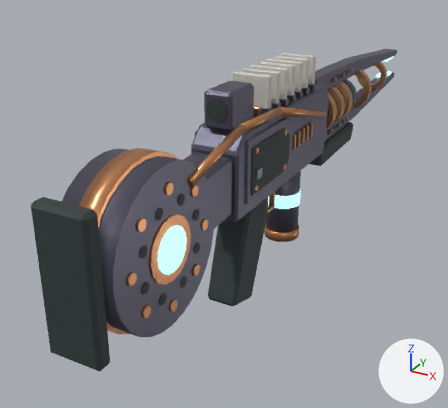
A saved change to the Blender file design/weapon-models-20261111/source/laser.blend.
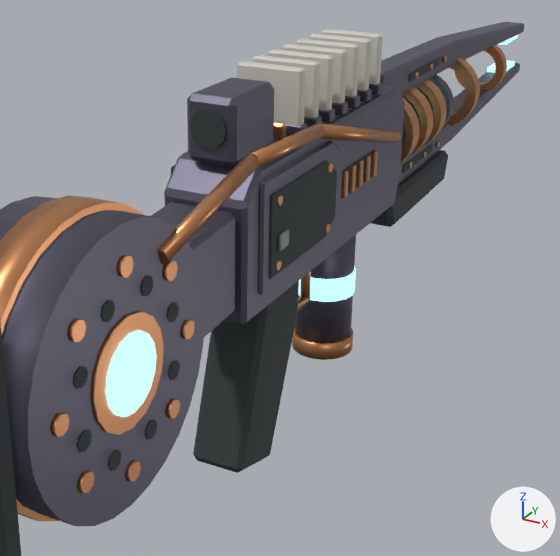
Each version appears first whole from a 50 mm camera at (0.33, -0.666, 0.304) aimed at (-0.08, 0.08, -0.069), and next in a close-up on the part from 22% to 93% of the width and 9% to 87% of the height. Every picture has the same lights, and +X, +Y and +Z are marked at lower right. The first two pictures are the older version.

Names of what the first close-up shows: 'Weapon_laser_v1'.
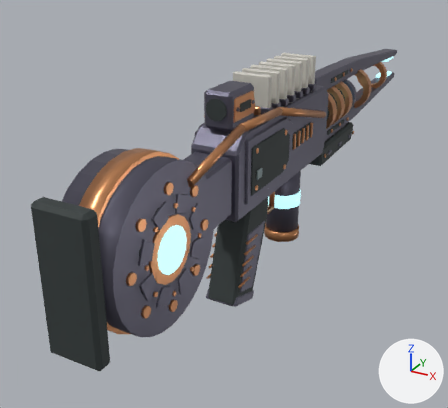
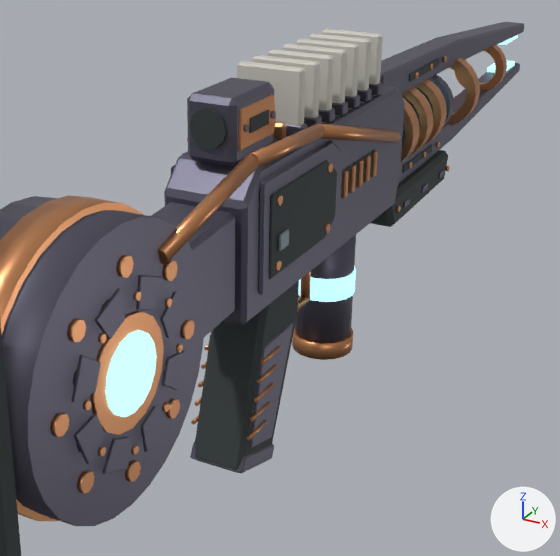
The change in detail:
me_core_housing is used by ob_weapon_laser_v1; location (0.0, 0.0, 0.0).
me_core_housing had 3364 vertices, 2906 faces and spanned x -0.04..0.045, y -0.34..0.66, z -0.144..0.148.
me_core_housing now has 4616 vertices, 4012 faces and spans x -0.042..0.045, y -0.34..0.66, z -0.145..0.148.
me_core_housing part 1: a new loose piece, an 8-sided cylinder along y spanning x 0.0214..0.0246, y -0.047..-0.02, z -0.0536..-0.0504, in mat_metal_copper (orange #cb8e61).
me_core_housing part 2: a new loose piece, an 8-sided cylinder along y spanning x 0.0214..0.0246, y -0.052..-0.025, z -0.0666..-0.0634, in mat_metal_copper (orange #cb8e61).
me_core_housing part 3: a new loose piece, an 8-sided cylinder along y spanning x 0.0214..0.0246, y -0.057..-0.03, z -0.0796..-0.0764, in mat_metal_copper (orange #cb8e61).
me_core_housing part 4: a new loose piece, an 8-sided cylinder along y spanning x 0.0214..0.0246, y -0.062..-0.035, z -0.0926..-0.0894, in mat_metal_copper (orange #cb8e61).
me_core_housing part 5: a new loose piece, an 8-sided cylinder along y spanning x 0.0214..0.0246, y -0.067..-0.04, z -0.1056..-0.1024, in mat_metal_copper (orange #cb8e61).
me_core_housing part 6: a new loose piece, an 8-sided cylinder along x spanning x 0.04..0.042, y -0.2032..-0.1982, z 0.0566..0.0616, in mat_metal_copper (orange #cb8e61).
me_core_housing part 7: a new loose piece, an 8-sided cylinder along x spanning x 0.04..0.042, y -0.2338..-0.2288, z 0.0723..0.0773, in mat_metal_copper (orange #cb8e61).
me_core_housing part 8: a new loose piece, an 8-sided cylinder along x spanning x 0.04..0.042, y -0.2666..-0.2616, z 0.0618..0.0668, in mat_metal_copper (orange #cb8e61).
me_core_housing part 9: a new loose piece, an 8-sided cylinder along x spanning x 0.04..0.042, y -0.2823..-0.2773, z 0.0312..0.0362, in mat_metal_copper (orange #cb8e61).
me_core_housing part 10: a new loose piece, an 8-sided cylinder along x spanning x 0.04..0.042, y -0.2718..-0.2668, z -0.0016..0.0034, in mat_metal_copper (orange #cb8e61).
me_core_housing part 11: a new loose piece, an 8-sided cylinder along x spanning x 0.04..0.042, y -0.2412..-0.2362, z -0.0173..-0.0123, in mat_metal_copper (orange #cb8e61).
me_core_housing part 12: a new loose piece, an 8-sided cylinder along x spanning x 0.04..0.042, y -0.2084..-0.2034, z -0.0068..-0.0018, in mat_metal_copper (orange #cb8e61).
me_core_housing part 13: a new loose piece, an 8-sided cylinder along x spanning x 0.04..0.042, y -0.1927..-0.1877, z 0.0238..0.0288, in mat_metal_copper (orange #cb8e61).
me_core_housing part 14: the loose piece of 24 vertices spanning x -0.018..0.018, y -0.082..-0.022, z 0.1..0.144 is copied, and the copy is scaled about its middle by (0.0126, 0.48, 0.24), then moved by (0.02, 0.001, 0.002), in mat_textured_polymer (dark grey #323a3a); it spans x 0.02, y -0.064..-0.037, z 0.119..0.129.
me_core_housing part 15: 384 vertices added at x -0.04..0.04, y -0.289..-0.181, z -0.024..0.084.
me_core_housing part 16: 208 vertices added at x -0.025..0.025, y 0.217..0.363, z -0.023..-0.015.
me_core_housing part 17: 92 vertices added at x -0.02..0.021, y -0.077..-0.024, z 0.11..0.137.
me_core_housing part 18: 72 vertices added at x -0.023..0.023, y -0.075..0.006, z -0.145..-0.042.
Other edits to the shape of me_core_housing do not show in these pictures.

Pixel boxes (x1, y1, x2, y2) of what changed, in the close-ups (560 x 556 px):
part 1 of me_core_housing, added
    after: (261, 346, 281, 364)
part 2 of me_core_housing, added
    after: (257, 364, 278, 383)
part 3 of me_core_housing, added
    after: (254, 383, 274, 402)
part 4 of me_core_housing, added
    after: (250, 401, 271, 421)
part 5 of me_core_housing, added
    after: (247, 420, 267, 440)
part 6 of me_core_housing, added
    after: (165, 298, 172, 307)
part 7 of me_core_housing, added
    after: (133, 291, 141, 301)
part 8 of me_core_housing, added
    after: (98, 333, 107, 343)
part 9 of me_core_housing, added
    after: (83, 400, 92, 410)
part 10 of me_core_housing, added
    after: (98, 447, 106, 456)
part 11 of me_core_housing, added
    after: (131, 445, 139, 455)
part 12 of me_core_housing, added
    after: (162, 403, 169, 412)
part 13 of me_core_housing, added
    after: (175, 344, 183, 353)
part 14 of me_core_housing, added
    after: (249, 109, 269, 133)
part 15 of me_core_housing, added
    after: (71, 275, 185, 474)
part 16 of me_core_housing, added
    after: (396, 166, 450, 212)
part 17 of me_core_housing, added
    after: (187, 95, 276, 151)
part 18 of me_core_housing, added
    after: (190, 323, 293, 473)
